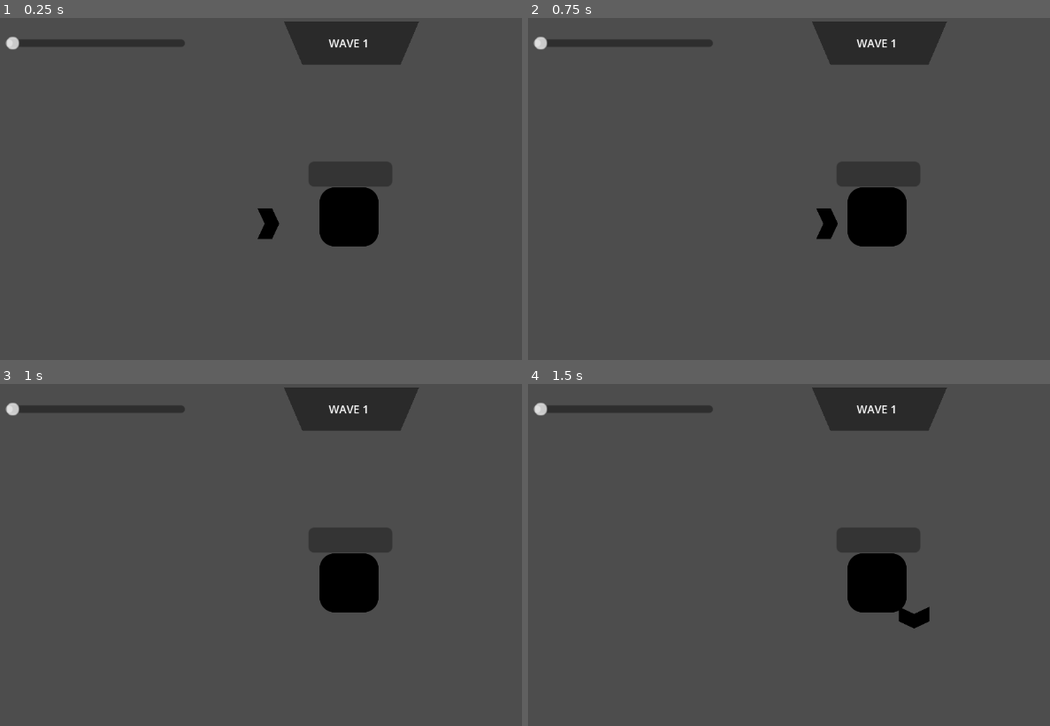
Above: before the commit, frames 1-4 (two rows, left to right).
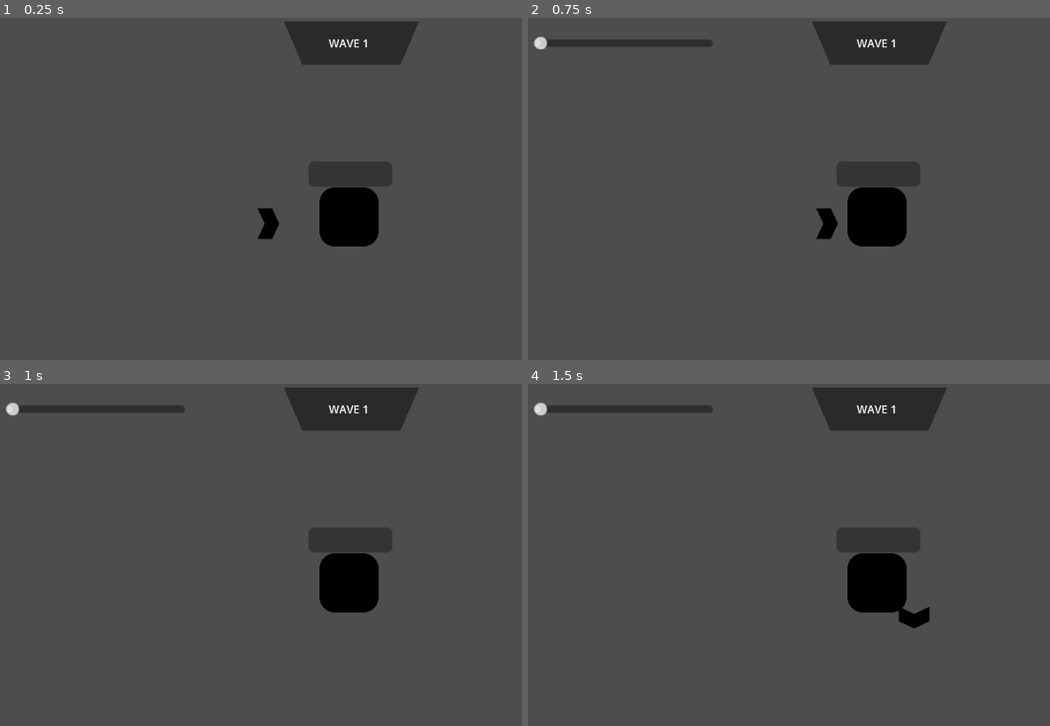
Above: after the commit, the same moments.

Repository: GamerKT4/j-ust-a-nyth-in-g
Game: Godot game, scene res://Scenes/main.tscn
Two runs of this game, one before a commit and one after it. Both use one fixed random seed, a clock stepped at 60 frames per second and the inputs below.
Inputs:
- Up to frame 1 (0.25 s): no input
- Up to frame 2 (0.75 s): tap Enter at 0.5 s; hold D (move_right) from 0.53 s (still down); tap Q (dev_key) at 0.6 s
- Up to frame 3 (1 s): keep holding D (move_right)
- Up to frame 4 (1.5 s): tap Space at 1.25 s; release D (move_right) at 1.28 s; hold S (move_down) from 1.28 s (still down); tap Q (dev_key) at 1.35 s

The runs differ from the first frame. In frame 1, 0.7% of the frame differs, in the area x 1-36%, y 5-10%; in frame 2, nothing differs; in frame 3, nothing differs; in frame 4, nothing differs.

Commit message:
Yup, I did it. Added HSlider to dev mode
That's it.

And btw it was getting irritating so now you just have to press Q once to open dev mode.

Diff:
--- a/Scenes/main.tscn
+++ b/Scenes/main.tscn
@@ -62,7 +62,8 @@
 max_value = 500.0
 show_percentage = false
 
-[node name="HSlider" type="HSlider" parent="." unique_id=1357835729]
+[node name="Bug_speed_slider" type="HSlider" parent="." unique_id=1357835729 groups=["dev_ui"]]
+visible = false
 z_index = 10
 offset_left = 16.0
 offset_top = 29.0
--- a/Scripts/basic_bug.gd
+++ b/Scripts/basic_bug.gd
@@ -1,7 +1,7 @@
 extends CharacterBody2D
 
 @onready var house: Node2D = get_node("/root/Main/World/house")
-@onready var h_slider: HSlider = get_node("/root/Main/HSlider")
+@onready var h_slider: HSlider = get_node("/root/Main/Bug_speed_slider")
 
 var house_position: Vector2 = Vector2.ZERO
 var bug_speed = Variables.bug_speed
--- a/Scripts/dev_mode_check.gd
+++ b/Scripts/dev_mode_check.gd
@@ -3,11 +3,11 @@
 var times_dev_key_pressed: int = 0
 var is_in_dev_mode: bool = false
 
-func _process(float):
+func _process(delta):
 	if Input.is_action_just_pressed("dev_key"):
 		times_dev_key_pressed += 1
 
-		if times_dev_key_pressed == 7:
+		if times_dev_key_pressed == 1:
 
 
 			if is_in_dev_mode:
@@ -17,3 +17,7 @@
 				print("You're a dev!")
 				is_in_dev_mode = true
 				times_dev_key_pressed = 0
+
+				var slider = get_tree().get_first_node_in_group("dev_ui")
+				if slider:
+					slider.visible = true
--- a/project.godot
+++ b/project.godot
@@ -26,6 +26,7 @@
 [global_group]
 
 Enemies="You know, the bad guys, or bugs in this case lol"
+dev_ui=""
 
 [input]
 
Not shown, changed: Assets/IDEAS. GOOD IDEAS.txt
